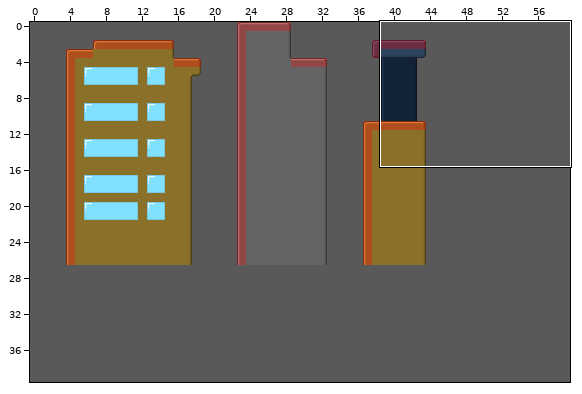
Tiled map: data/sprites/blocks/long.tmx. The picture above shows the old version from afar; the outline marks the close-up.
Close-up. Before:
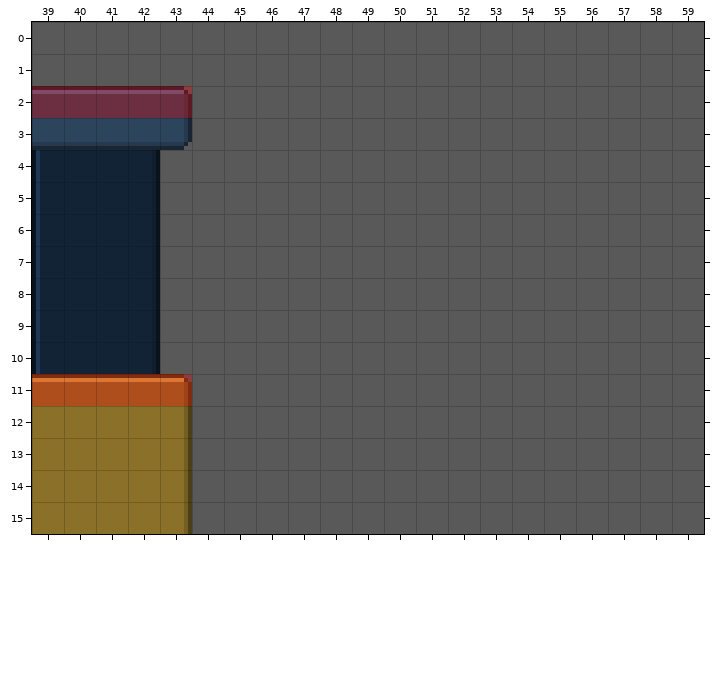
Cells are 32x32 px. Shown: x 39..59, y 0..15. The commit also changed other parts of the map, which this record leaves out. The old version is drawn lined up with the new one.
The result:
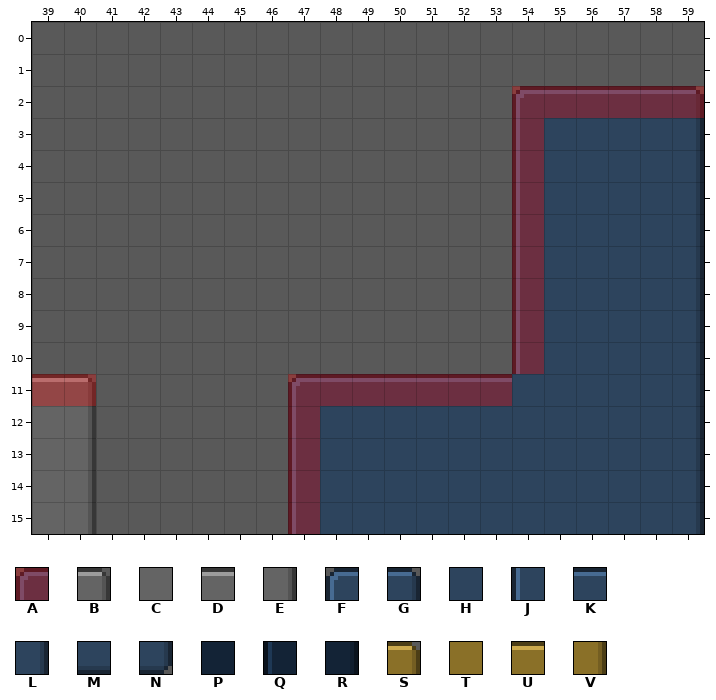
Key: from "tileset": A 0, B 3, C 4, D 9, E 10, F 50, G 51, H 52, J 56, K 57, L 58, M 59, N 63, P 64, Q 68, R 70, S 75, T 76, U 81, V 82.
_ is an empty cell.
See-through tiles are keyed as they look on the map.
From old to new:
map size 40x27 -> 60x40 cells (old content now starts at 4,0; both pictures use the new coordinates)
Layer "layer1":
y 2: x 39..43 KKKKG -> _____; x 54..59 ______ -> FKKKKG
y 3: x 39..43 MMMMN -> _____; x 54..59 ______ -> JHHHHL
y 4..10: x 39..42 QPPR -> ____; x 54..59 ______ -> JHHHHL
y 11: x 39..43 UUUUS -> DB___; x 47..59 _____________ -> FKKKKKKHHHHHL
y 12..15: x 39..43 TTTTV -> CE___; x 47..59 _____________ -> JHHHHHHHHHHHL
Layer "collision":
y 2: x 39..43 AAAAA -> _____; x 54..59 ______ -> AAAAAA
y 3..10: x 54 _ -> A
y 11: x 41..43 AAA -> ___; x 47..53 _______ -> AAAAAAA
y 12..15: x 47 _ -> A
